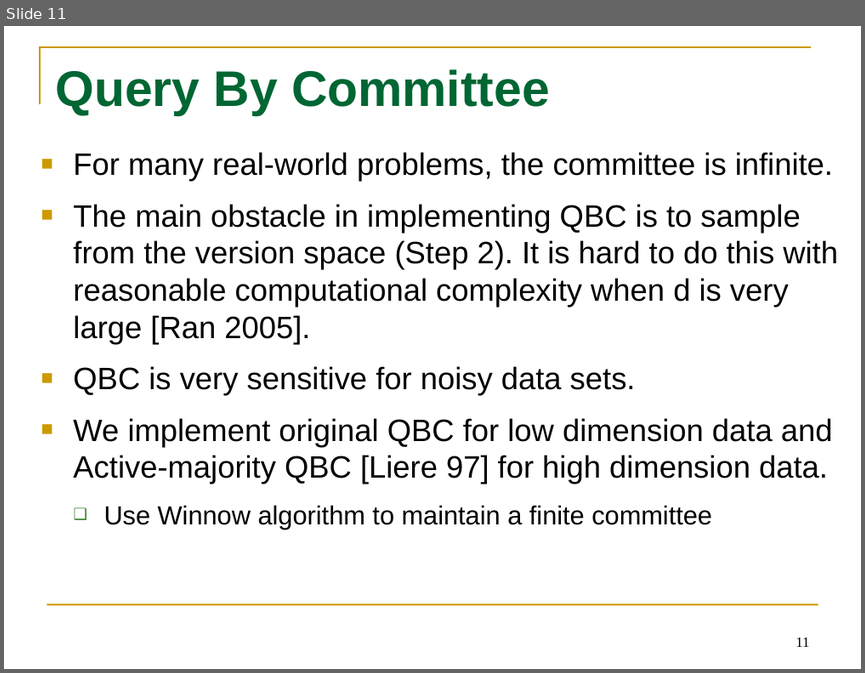
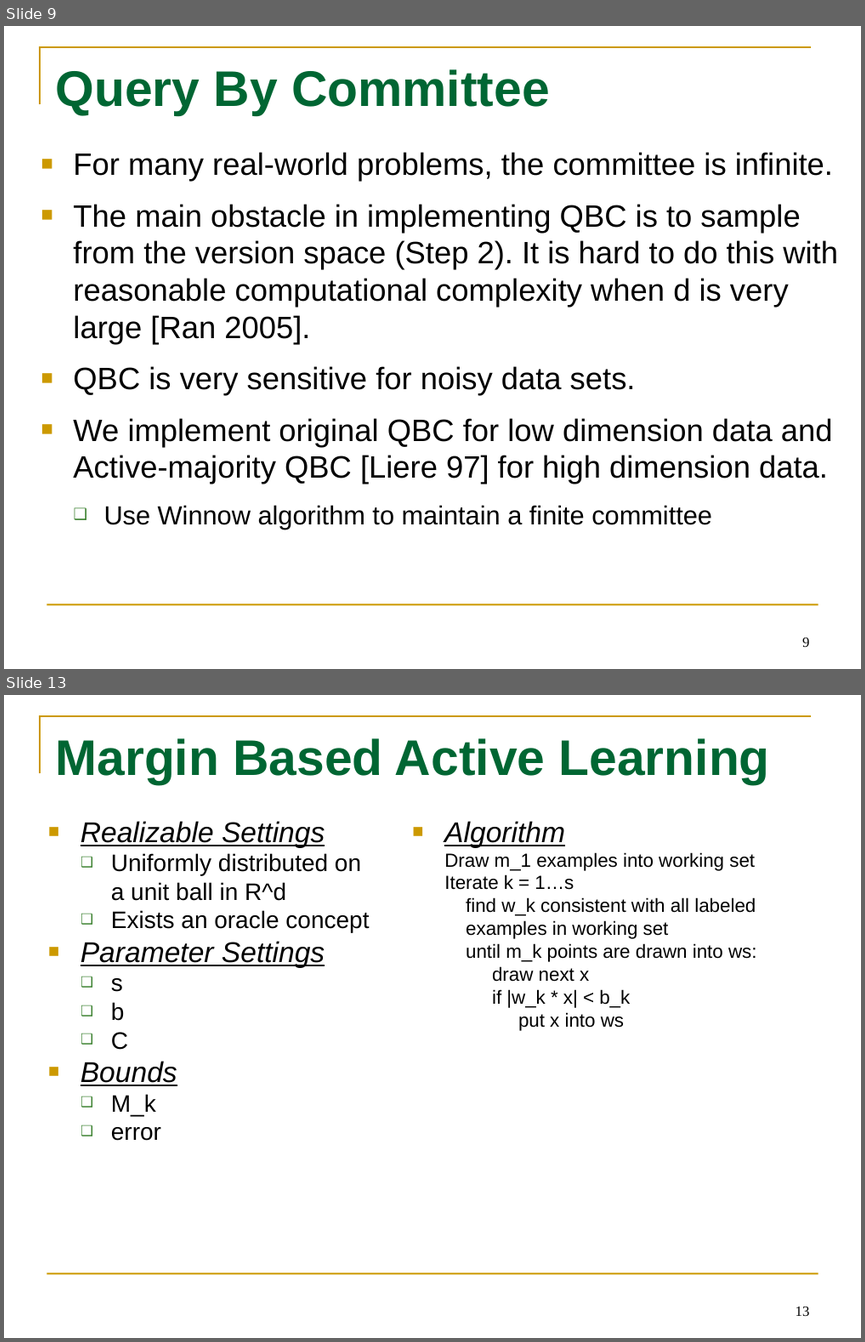
Before and after one commit to tttyy/Active-Learning, a slide deck: presentation/Activelearning.pptx. Shown one above the other, each under a label of ours: slide 11 before the commit, slides 9 and 13 after it; the slides between them are not shown. The pictures are 865x673 and 865x1342 pixels, drawn with LibreOffice and Linux fonts; fonts in the diff are those of the drawing. Boxes give left, top, right and bottom in pixels: in the first picture for what was removed or moved away, otherwise in the second. Text is boxed around its words. In the diff, an @@ line names an element or a change of style, - is before the commit and + after.

```diff
--- a/presentation/Activelearning.pptx
+++ b/presentation/Activelearning.pptx
@@ slide 13 added at [4, 695, 861, 1338], background #FFFFFF; not listed: 2 template elements that a slide beside it also shows @@
@@ title added at [55, 738, 770, 784], 42 pt, text #006633, bold @@
+Margin Based Active Learning
@@ text added at [80, 821, 369, 1140], 20 pt, text #000000 @@
+■ Realizable Settings
+  ❑ Uniformly distributed on a unit ball in R^d
+  ❑ Exists an oracle concept
+■ Parameter Settings
+  ❑ s
+  ❑ b
+  ❑ C
+■ Bounds
+  ❑ M_k
+  ❑ error
@@ text added at [444, 821, 756, 1031], 16 pt, text #000000 @@
+■ Algorithm
+  Draw m_1 examples into working set
+  Iterate k = 1…s
+  find w_k consistent with all labeled
+  examples in working set
+  until m_k points are drawn into ws:
+  draw next x
+  if |w_k * x| < b_k
+  put x into ws
@@ page number added at [795, 1306, 810, 1315], 12 pt, text #000000 @@
+13
@@ what was slide 11 is now slide 9 @@
@@ page number at [802, 637, 809, 646]: text changed @@
-11
+9
```
Also in this commit, not shown: 8 slides changed, 4 other slides added, 1 slide removed.
